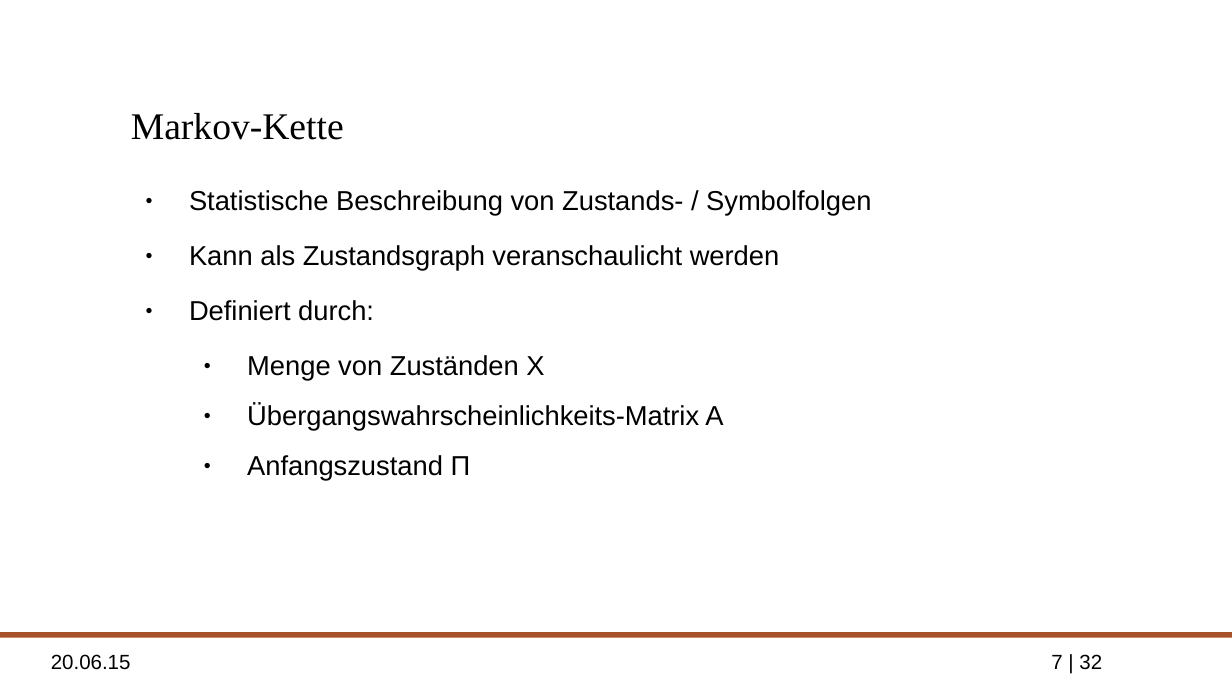
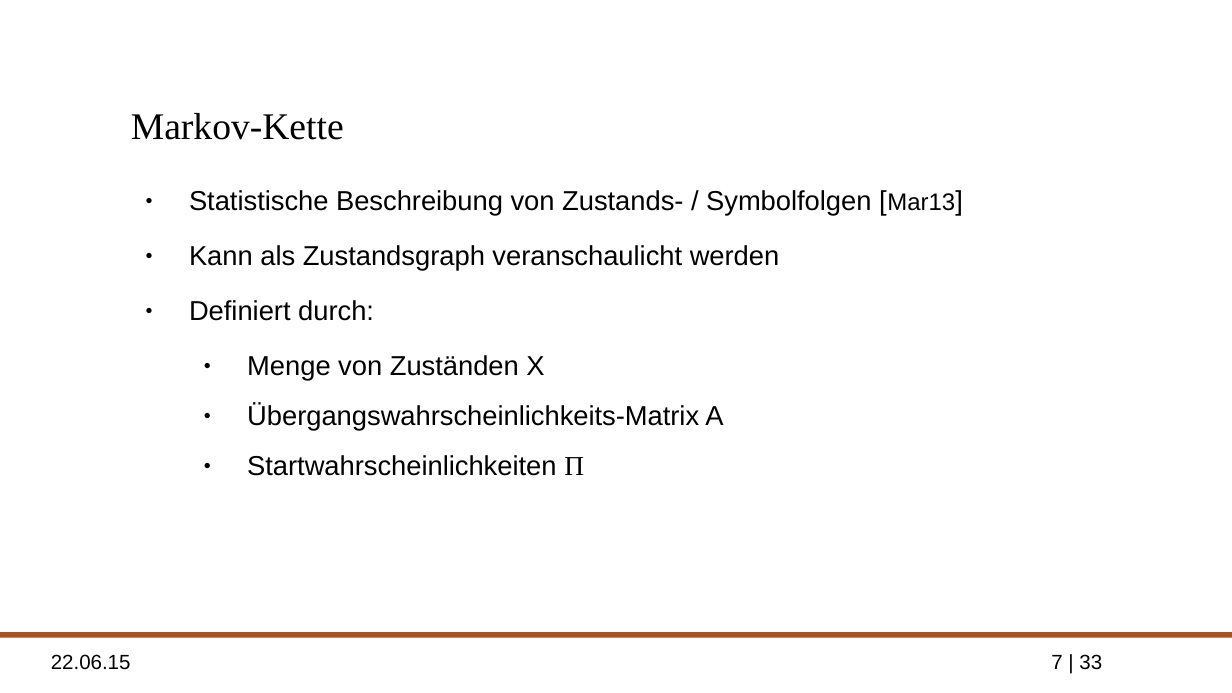
Before and after one commit to ppasler/Formale-Methoden-HMM, a slide deck: slide 7 of presentation/formale_methoden_hmm_pasler_presentation.odp. Drawn at 1232x693 pixels with LibreOffice and Linux fonts; fonts in the diff are those of the drawing; background and template pictures are left out. Boxes give left, top, right and bottom in pixels: in the first picture for what was removed or moved away, otherwise in the second. Text is boxed around its words. In the diff, an @@ line names an element or a change of style, - is before the commit and + after.

```diff
--- a/presentation/formale_methoden_hmm_pasler_presentation.odp
+++ b/presentation/formale_methoden_hmm_pasler_presentation.odp
@@ text at [189,190,955,216]: text changed @@
-● Statistische Beschreibung von Zustands- / Symbolfolgen
+● Statistische Beschreibung von Zustands- / Symbolfolgen [Mar13]
@@ text at [247,455,584,476]: text changed @@
-  ● Anfangszustand Π
+  ● Startwahrscheinlichkeiten Π
@@ text at [51,654,131,670]: text changed @@
-20.06.15
+22.06.15
@@ page number at [1051,654,1102,670]: text changed @@
-7 | 32
+7 | 33
```
Also in this commit, not shown: 30 other slides changed, 1 slide added, 1 other file.
